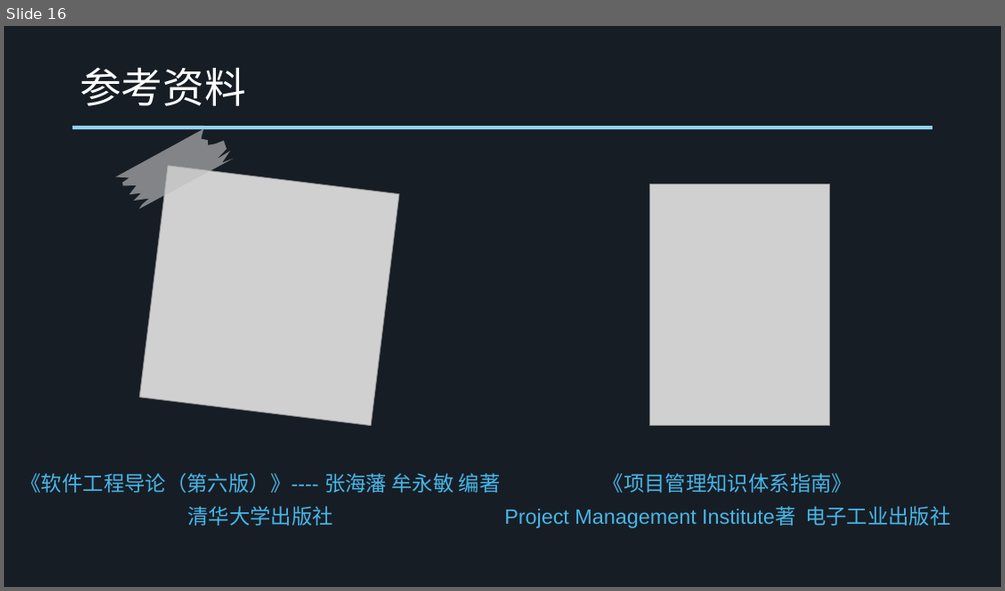
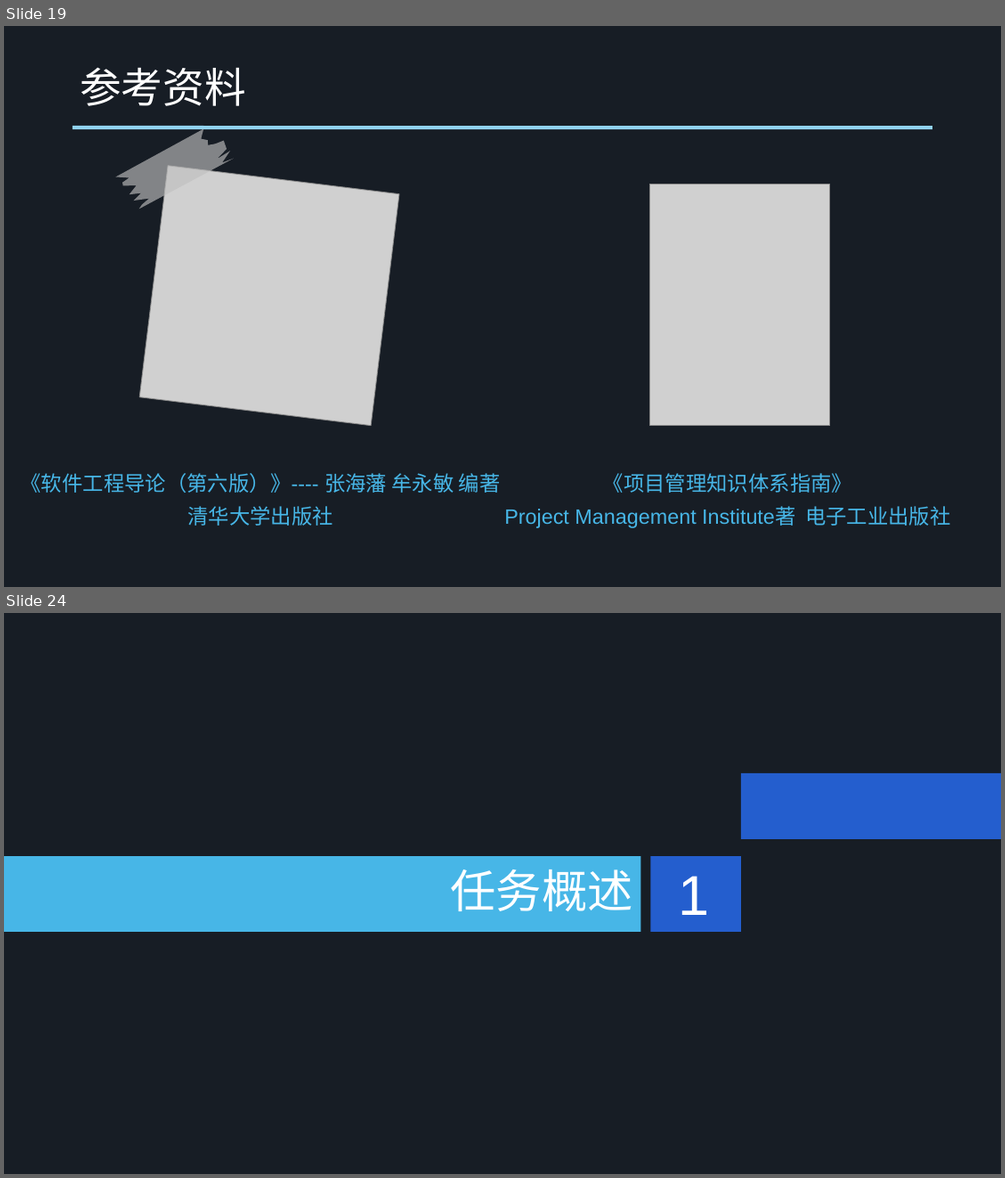
Before and after one commit to SE-2017-G4/SE-2017, a slide deck: Document/SE2017-G4 项目计划书.ppt. Shown one above the other, each under a label of ours: slide 16 before the commit, slides 19 and 24 after it; the slides between them are not shown. The pictures are 1005x591 and 1005x1178 pixels, drawn with LibreOffice and Linux fonts; fonts in the diff are those of the drawing; grey boxes stand for pictures. Boxes give left, top, right and bottom in pixels: in the first picture for what was removed or moved away, otherwise in the second. Text is boxed around its words. In the diff, an @@ line names an element or a change of style, - is before the commit and + after.

```diff
--- a/Document/SE2017-G4 项目计划书.ppt
+++ b/Document/SE2017-G4 项目计划书.ppt
@@ slide 24 added at bbox=[4, 613, 1001, 1174], background #171D25 @@
@@ rectangle added at bbox=[39, 652, 966, 716], fill #171D25 @@
@@ rectangle added at bbox=[741, 773, 1001, 839], fill #245ECE @@
@@ rectangle added at bbox=[4, 856, 640, 932], fill #47B6E7 @@
@@ title added at bbox=[451, 869, 633, 911], 44 pt, text #FFFFFF @@
+任务概述
@@ rectangle added at bbox=[650, 856, 741, 932], fill #245ECE @@
@@ text added at bbox=[679, 876, 710, 915], 54 pt, text #FFFFFF @@
+1
@@ what was slide 16 is now slide 19 @@
```
Also in this commit, not shown: 7 slides changed, 38 other slides added, 1 slide removed, 33 other files.
